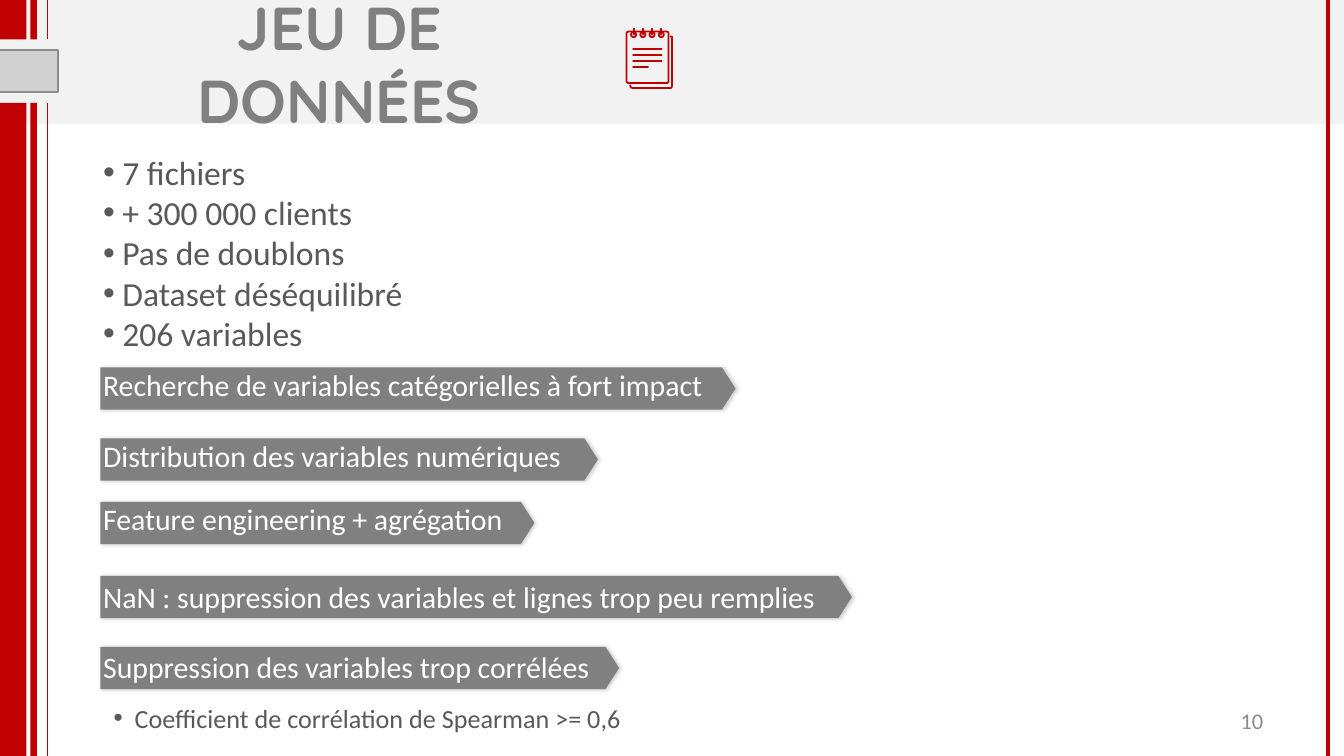
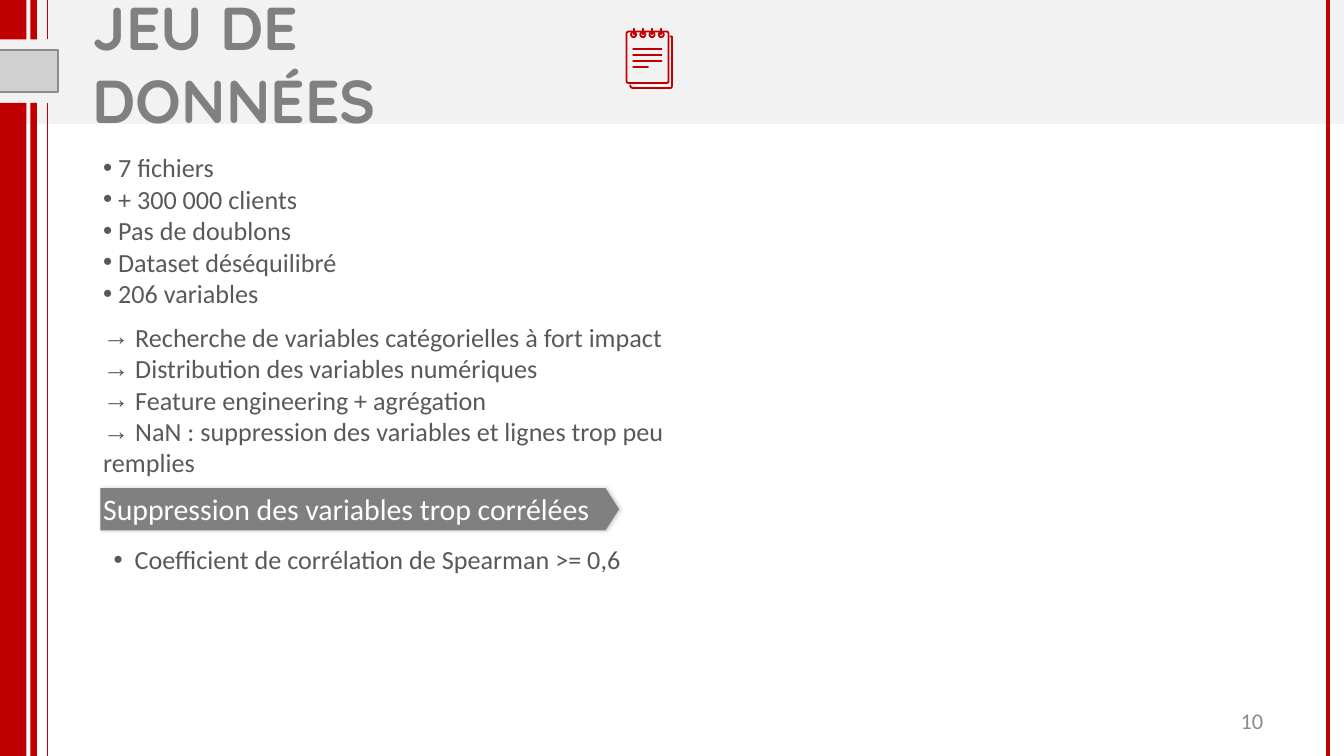
Before and after one commit to florabajolet/OCR7_scoring, a slide deck: slide 10 of P7_presentation.pptx. Drawn at 1344x756 pixels with LibreOffice and Linux fonts; fonts in the diff are those of the drawing; grey boxes stand for pictures. Boxes give left, top, right and bottom in pixels: in the first picture for what was removed or moved away, otherwise in the second. Text is boxed around its words. In the diff, an @@ line names an element or a change of style, - is before the commit and + after.

```diff
--- a/P7_presentation.pptx
+++ b/P7_presentation.pptx
@@ title "JEU DE DONNÉES" at box(93, 7, 376, 124): alignment centre to left @@
@@ text "7 fichiers" at box(118, 159, 336, 303): size 18 to 14 pt @@
@@ text "Recherche de variables catégorielles à ...": place and size @@
-text "Recherche de variables catégorielles à ..." at box(103, 375, 702, 401)
+text "Recherche de variables catégorielles à ..." at box(103, 329, 663, 476)
@@ text at box(135, 329, 662, 352): size 16 to 14 pt, text colour #FFFFFF to #595959 in "Recherche de variables catégorielles à fort impact"; bullet none to → @@
@@ pentagon arrow removed at box(101, 367, 735, 409) @@
@@ text at box(103, 360, 663, 476): paragraphs added @@
+→ Distribution des variables numériques
+→ Feature engineering + agrégation
+→ NaN : suppression des variables et lignes trop peu remplies
@@ text "Distribution des variables numériques" rewrapped from box(103, 446, 561, 472) to box(103, 403, 561, 435) @@
@@ pentagon arrow removed at box(101, 438, 598, 480) @@
@@ text "Suppression des variables trop corrélées": place and size @@
-text "Suppression des variables trop corrélées" at box(103, 657, 589, 683)
+text "Suppression des variables trop corrélées" at box(103, 499, 589, 525)
@@ pentagon arrow: place and size @@
-pentagon arrow at box(101, 501, 535, 543)
+pentagon arrow at box(101, 488, 620, 530)
@@ text removed at box(103, 509, 502, 535) @@
-Feature engineering + agrégation
@@ text "Coefficient de corrélation de Spearman ...": place and size @@
-text "Coefficient de corrélation de Spearman ..." at box(135, 710, 620, 732)
+text "Coefficient de corrélation de Spearman ..." at box(135, 551, 620, 573)
@@ pentagon arrow removed at box(101, 577, 852, 618) @@
@@ text removed at box(103, 587, 814, 613) @@
-NaN : suppression des variables et lignes trop peu remplies
@@ pentagon arrow removed at box(101, 646, 620, 688) @@
```
Also in this commit, not shown: 20 other slides changed, 3 slides added, 19 other files.
